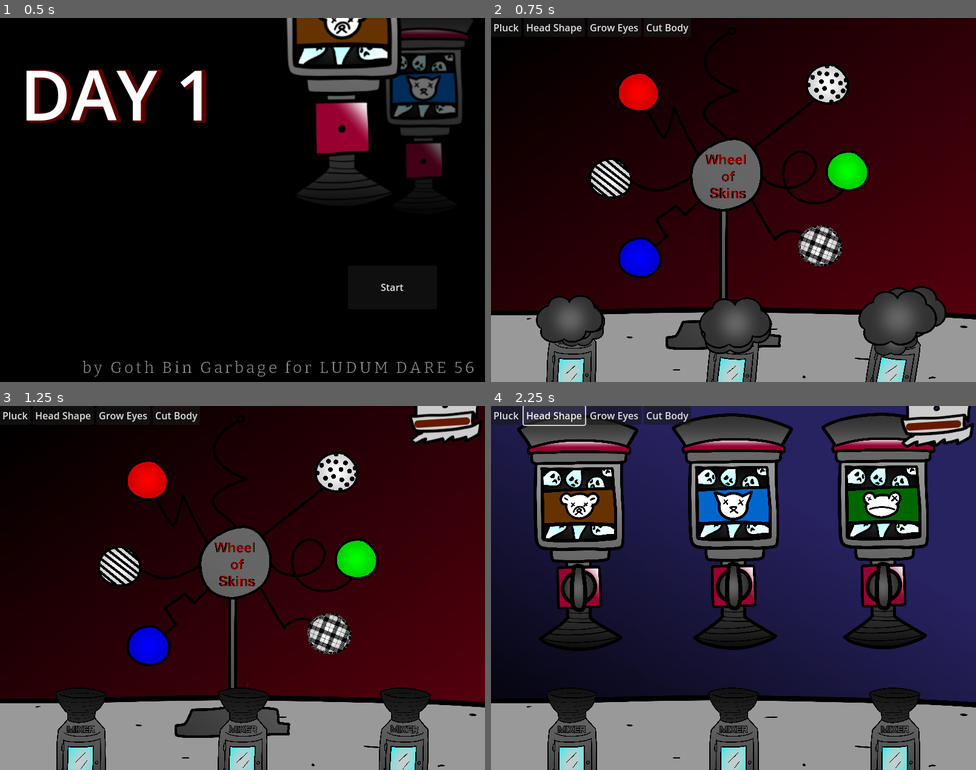
Above: before the commit, frames 1-4 (two rows, left to right).
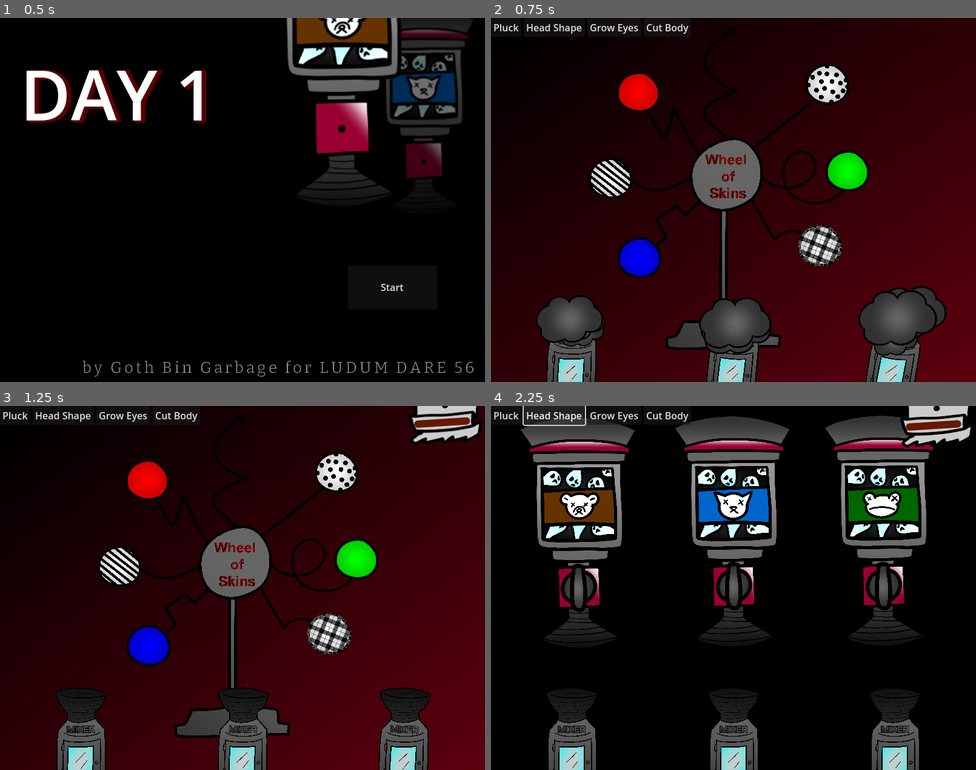
Above: after the commit, the same moments.

Repository: Goth-Bin-Garbage/build_a_dready_bear.swf
Game: Godot game, scene res://main.tscn
Same seed, same stepped clock (60 frames per second), same inputs: the game is played once before the commit and once after it.
Inputs:
- Up to frame 1 (0.5 s): no input
- Up to frame 2 (0.75 s): click "Start" at 0.5 s
- Up to frame 3 (1.25 s): no input
- Up to frame 4 (2.25 s): click "Pluck" at 1.25 s; click "Head Shape" at 2 s

Frame 1 is identical in both runs. In frame 2, 12% of the frame differs, in the area x 0-100%, y 79-100%; in frame 3, 13%; in frame 4, 61%, in the area x 0-100%, y 0-100%.

Commit message:
Revert "Merge branch 'main' of https://github.com/Goth-Bin-Garbage/LD56"
This reverts commit 07f25db4cfd12ffd0b0a4682906f5a5b233fd3f8, reversing
changes made to c10b251483e70ee9ad75963b995f4e9a0032391d.

Diff:
--- a/global.gd
+++ b/global.gd
@@ -1,8 +1,6 @@
 extends Node
 
 @onready var main : Node2D = get_tree().get_root().get_node("Main")
-@onready var plant_wait_times : Dictionary = { "Plant_A1": 0, "Plant_A2": 0, "Plant_A3": 0, "Plant_A4": 0,
-"Plant_B1": 0, "Plant_B2": 0, "Plant_B3": 0, "Plant_B4": 0, }
 
 # day 0 = tutorial, day = 1 true game
 var day : int = 0
--- a/stations/EyeStation.tscn
+++ b/stations/EyeStation.tscn
@@ -1,6 +1,5 @@
-[gd_scene load_steps=8 format=3 uid="uid://j6lysevhmgpd"]
+[gd_scene load_steps=6 format=3 uid="uid://j6lysevhmgpd"]
 
-[ext_resource type="Texture2D" uid="uid://cqjox7e1o3hqt" path="res://sprites/desk.png" id="1_h7ri4"]
 [ext_resource type="PackedScene" uid="uid://d44tf5ky4x23" path="res://music.tscn" id="1_u72si"]
 [ext_resource type="Texture2D" uid="uid://camy5w6j8pap8" path="res://sprites/spr_grow_eyes_placeholder.png" id="2_1llut"]
 [ext_resource type="PackedScene" path="res://stations/station_elements/EyePlantPlot.tscn" id="3_f720y"]
@@ -21,21 +20,7 @@
 offset_bottom = 600.0
 texture = SubResource("GradientTexture2D_dmpsi")
 
-[node name="Sprite2D" type="Sprite2D" parent="TextureRect"]
-position = Vector2(400, 476)
-scale = Vector2(0.38, 0.38)
-texture = ExtResource("1_h7ri4")
-
 [node name="Music" parent="." instance=ExtResource("1_u72si")]
-
-[node name="EyePacket" parent="." instance=ExtResource("3_l3hae")]
-position = Vector2(673, 185)
-sprite_path = "res://sprites/eyezaleapack.png"
-
-[node name="EyeSeedPacket" parent="." instance=ExtResource("3_l3hae")]
-position = Vector2(704, 358)
-sprite_path = "res://sprites/button_buds.png"
-eye_type = 2
 
 [node name="PlaceholderSprite" type="Sprite2D" parent="."]
 position = Vector2(319, 370)
--- a/stations/FabricStation.tscn
+++ b/stations/FabricStation.tscn
@@ -1,11 +1,10 @@
-[gd_scene load_steps=9 format=3 uid="uid://ddpwu6b6abc83"]
+[gd_scene load_steps=8 format=3 uid="uid://ddpwu6b6abc83"]
 
 [ext_resource type="Script" path="res://stations/fabric_station.gd" id="1_m74u4"]
 [ext_resource type="PackedScene" uid="uid://c8rq8ff8w1aco" path="res://stations/station_elements/FabricBalls.tscn" id="2_e2f0m"]
 [ext_resource type="PackedScene" uid="uid://d44tf5ky4x23" path="res://music.tscn" id="2_kal57"]
 [ext_resource type="Texture2D" uid="uid://c6s8r0jqaup1d" path="res://sprites/picker.png" id="2_l17j0"]
 [ext_resource type="AudioStream" uid="uid://r4ep63wgsq6g" path="res://audio/music/fabric.mp3" id="3_siuee"]
-[ext_resource type="Texture2D" uid="uid://cqjox7e1o3hqt" path="res://sprites/desk.png" id="4_dp6w4"]
 
 [sub_resource type="Gradient" id="Gradient_3thn6"]
 colors = PackedColorArray(0, 0, 0, 1, 0.362559, 0, 0.0567371, 1)
@@ -25,11 +24,6 @@
 offset_right = 800.0
 offset_bottom = 603.0
 texture = SubResource("GradientTexture2D_8mhx5")
-
-[node name="Sprite2D" type="Sprite2D" parent="."]
-position = Vector2(400, 589)
-scale = Vector2(0.22, 0.22)
-texture = ExtResource("4_dp6w4")
 
 [node name="Background" type="Sprite2D" parent="."]
 position = Vector2(390, 281)
--- a/stations/HeadStation.tscn
+++ b/stations/HeadStation.tscn
@@ -1,34 +1,15 @@
-[gd_scene load_steps=11 format=3 uid="uid://tei5rxtfxt5g"]
+[gd_scene load_steps=8 format=3 uid="uid://tei5rxtfxt5g"]
 
 [ext_resource type="Script" path="res://stations/head_station.gd" id="1_75abx"]
 [ext_resource type="PackedScene" uid="uid://d44tf5ky4x23" path="res://music.tscn" id="1_phd72"]
-[ext_resource type="Texture2D" uid="uid://cqjox7e1o3hqt" path="res://sprites/desk.png" id="2_rgv0y"]
 [ext_resource type="PackedScene" uid="uid://dvviil6oqj26s" path="res://stations/station_elements/HeadDials.tscn" id="3_2khno"]
 [ext_resource type="AudioStream" uid="uid://bw1h4qo04pibi" path="res://audio/music/heads2.mp3" id="3_onq18"]
 [ext_resource type="Texture2D" uid="uid://bgpd3ovgroneq" path="res://sprites/machine3.png" id="4_pcjpq"]
 [ext_resource type="Texture2D" uid="uid://bu2sj2orkqff5" path="res://sprites/machine1.png" id="5_baueu"]
 [ext_resource type="Texture2D" uid="uid://s6np2sykew5q" path="res://sprites/machine2.png" id="6_q4psc"]
 
-[sub_resource type="Gradient" id="Gradient_3thn6"]
-colors = PackedColorArray(0, 0, 0, 1, 0.155567, 0.135679, 0.379637, 1)
-
-[sub_resource type="GradientTexture2D" id="GradientTexture2D_23pvx"]
-gradient = SubResource("Gradient_3thn6")
-fill_from = Vector2(0, 1)
-fill_to = Vector2(0.59633, 0.233945)
-
 [node name="HeadStation" type="Node2D"]
 script = ExtResource("1_75abx")
-
-[node name="TextureRect" type="TextureRect" parent="."]
-offset_right = 800.0
-offset_bottom = 603.0
-texture = SubResource("GradientTexture2D_23pvx")
-
-[node name="Sprite2D" type="Sprite2D" parent="."]
-position = Vector2(400, 589)
-scale = Vector2(0.22, 0.22)
-texture = ExtResource("2_rgv0y")
 
 [node name="Music" parent="." instance=ExtResource("1_phd72")]
 stream = ExtResource("3_onq18")
--- a/stations/station_elements/EyePlants.tscn
+++ b/stations/station_elements/EyePlants.tscn
@@ -1,24 +1,21 @@
-[gd_scene load_steps=4 format=3 uid="uid://bmf7ddqcy4ypm"]
+[gd_scene load_steps=3 format=3 uid="uid://bmf7ddqcy4ypm"]
 
 [ext_resource type="Script" path="res://stations/station_elements/eye_plants.gd" id="1_28m8h"]
 [ext_resource type="PackedScene" uid="uid://eal8jub5jf6d" path="res://stations/station_elements/Eyes.tscn" id="2_1l3y3"]
-[ext_resource type="Texture2D" uid="uid://c4bavuspw8o35" path="res://sprites/stem.png" id="3_ui0j1"]
 
 [node name="EyePlants" type="Node2D"]
 script = ExtResource("1_28m8h")
 
-[node name="Sprite2D" type="Sprite2D" parent="."]
-position = Vector2(19, -118)
-scale = Vector2(0.2, 0.2)
-texture = ExtResource("3_ui0j1")
+[node name="AnimatedSprite2D" type="AnimatedSprite2D" parent="."]
 
 [node name="Eyes" parent="." instance=ExtResource("2_1l3y3")]
-position = Vector2(-2.99999, -234)
-rotation = 1.5708
-scale = Vector2(0.8, 0.8)
 
 [node name="Timer" type="Timer" parent="."]
 wait_time = 20.0
 one_shot = true
 
+[node name="EyezaleaMarker" type="Marker2D" parent="."]
+
+[node name="ButtonbudMarker" type="Marker2D" parent="."]
+
 [connection signal="timeout" from="Timer" to="." method="_on_timer_timeout"]
--- a/stations/station_elements/EyeSeedPacket.tscn
+++ b/stations/station_elements/EyeSeedPacket.tscn
@@ -1,29 +1,22 @@
-[gd_scene load_steps=5 format=3 uid="uid://cubmx3r8jvxsr"]
+[gd_scene load_steps=4 format=3 uid="uid://cubmx3r8jvxsr"]
 
 [ext_resource type="Script" path="res://stations/station_elements/eye_seed_packet.gd" id="1_fyiat"]
-[ext_resource type="Texture2D" uid="uid://cgcl5wo3i6oom" path="res://sprites/eyezaleapack.png" id="2_1grtd"]
 
 [sub_resource type="RectangleShape2D" id="RectangleShape2D_3f550"]
-size = Vector2(101, 125)
 
 [sub_resource type="CircleShape2D" id="CircleShape2D_ttfm8"]
-radius = 22.0907
 
 [node name="EyeSeedPacket" type="Node2D"]
 script = ExtResource("1_fyiat")
 
 [node name="Sprite2D" type="Sprite2D" parent="."]
-scale = Vector2(0.2, 0.2)
-texture = ExtResource("2_1grtd")
 
 [node name="Area2D" type="Area2D" parent="."]
 
 [node name="CollisionShape2D" type="CollisionShape2D" parent="Area2D"]
-position = Vector2(5.5, 9.5)
 shape = SubResource("RectangleShape2D_3f550")
 
 [node name="DropCollision" type="Area2D" parent="."]
-position = Vector2(-34, -45)
 collision_layer = 2
 collision_mask = 2
 
--- a/stations/station_elements/Eyes.tscn
+++ b/stations/station_elements/Eyes.tscn
@@ -1,21 +1,15 @@
-[gd_scene load_steps=4 format=3 uid="uid://eal8jub5jf6d"]
+[gd_scene load_steps=3 format=3 uid="uid://eal8jub5jf6d"]
 
 [ext_resource type="Script" path="res://stations/station_elements/eyes.gd" id="1_81wgs"]
-[ext_resource type="Texture2D" uid="uid://beehstflbiknq" path="res://sprites/bud.png" id="2_20hvc"]
 
 [sub_resource type="CircleShape2D" id="CircleShape2D_tb0k1"]
-radius = 41.1096
 
 [node name="Eyes" type="Node2D"]
 script = ExtResource("1_81wgs")
 
 [node name="Sprite2D" type="Sprite2D" parent="."]
-position = Vector2(0, -31.2)
-scale = Vector2(0.2, 0.2)
-texture = ExtResource("2_20hvc")
 
 [node name="Area2D" type="Area2D" parent="."]
-position = Vector2(0, -31.2)
 
 [node name="CollisionShape2D" type="CollisionShape2D" parent="Area2D"]
 shape = SubResource("CircleShape2D_tb0k1")
--- a/stations/station_elements/eye_plants.gd
+++ b/stations/station_elements/eye_plants.gd
@@ -8,20 +8,29 @@
 # Called when the node enters the scene tree for the first time.
 func _ready():
 	$Timer.start()
+	clickable_eye.visible = false
 
 	if plant_type == GameData.DollEyes.EYEZALEA:
-		clickable_eye.sprite_path = "res://sprites/eye_seed.png"
+		plant_sprite.play("Eyezalea")
+		clickable_eye.sprite_path = "res://sprites/eyezalea.png"
+		clickable_eye.position = $EyezaleaMarker.position
 	if plant_type == GameData.DollEyes.BUTTONS:
-		clickable_eye.sprite_path = "res://sprites/button_seed.png"
+		plant_sprite.play("Buttonbud")
+		clickable_eye.sprite_path = "res://sprites/buttonbuds.png"
+		clickable_eye.position = $ButtonbudMarker.position
+
+	plant_sprite.frame = 0
+	plant_sprite.pause()
 
 # Called every frame. 'delta' is the elapsed time since the previous frame.
 func _process(delta):
 	var time_spent = 20 - $Timer.time_left
 	var time_fraction = time_spent / 20.0
 
-	Global.plant_wait_times[self.name] = $Timer.wait_time
-
-	clickable_eye.rotate((PI / 2) - ((PI / 2) * time_fraction))
+	if time_fraction == (1/2):
+		plant_sprite.frame = 1
+	if time_fraction == (3/4):
+		plant_sprite.frame = 2
 
 	if clickable_eye.global_position.y <= 680:
 		self.queue_free()
--- a/stations/station_elements/eye_seed_packet.gd
+++ b/stations/station_elements/eye_seed_packet.gd
@@ -17,7 +17,7 @@
 func _process(delta):
 	if Input.is_action_just_pressed("left_mouse_click"):
 		offset = get_global_mouse_position() - global_position
-		self.rotate(-PI / 4)
+		self.rotate(PI / 4)
 
 		if Input.is_action_pressed("left_mouse_click"):
 			global_position = get_global_mouse_position() - offset
--- a/stations/station_elements/eyes.gd
+++ b/stations/station_elements/eyes.gd
@@ -1,7 +1,6 @@
 extends Node2D
 
-@export var sprite_path : String = "res://sprites/eye_seed.png"
-@export var eye_type : GameData.DollEyes = GameData.DollEyes.EYEZALEA
+@export var sprite_path : String = "res://sprites/eyezalea.png"
 
 @onready var clickable : bool = false
 @onready var mouse_on : bool = false
@@ -15,9 +14,8 @@
 
 # Called every frame. 'delta' is the elapsed time since the previous frame.
 func _process(delta):
-	if clickable:
+	if visible:
 		$Sprite2D.texture = load(sprite_path)
-
 	if plucked && !clicked_on:
 		self.position.y += 0.1
 
Binary file removed: sprites/bud.png
Not shown, removed: sprites/bud.png.import
Binary file removed: sprites/button_buds.png
Not shown, removed: sprites/button_buds.png.import
Binary file removed: sprites/button_seed.png
Not shown, removed: sprites/button_seed.png.import
Binary file removed: sprites/desk.png
Not shown, removed: sprites/desk.png.import
Binary file removed: sprites/dirt.png
Not shown, removed: sprites/dirt.png.import
Binary file removed: sprites/eye_seed.png
Not shown, removed: sprites/eye_seed.png.import
(and 4 more such lines)
